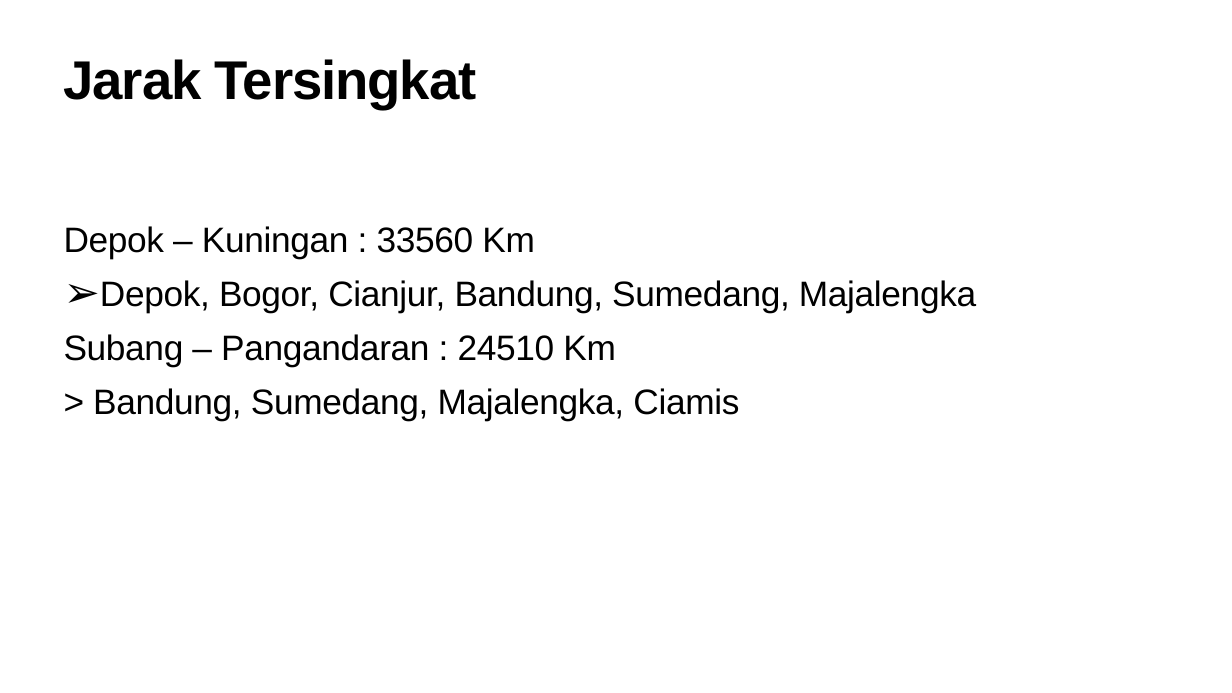
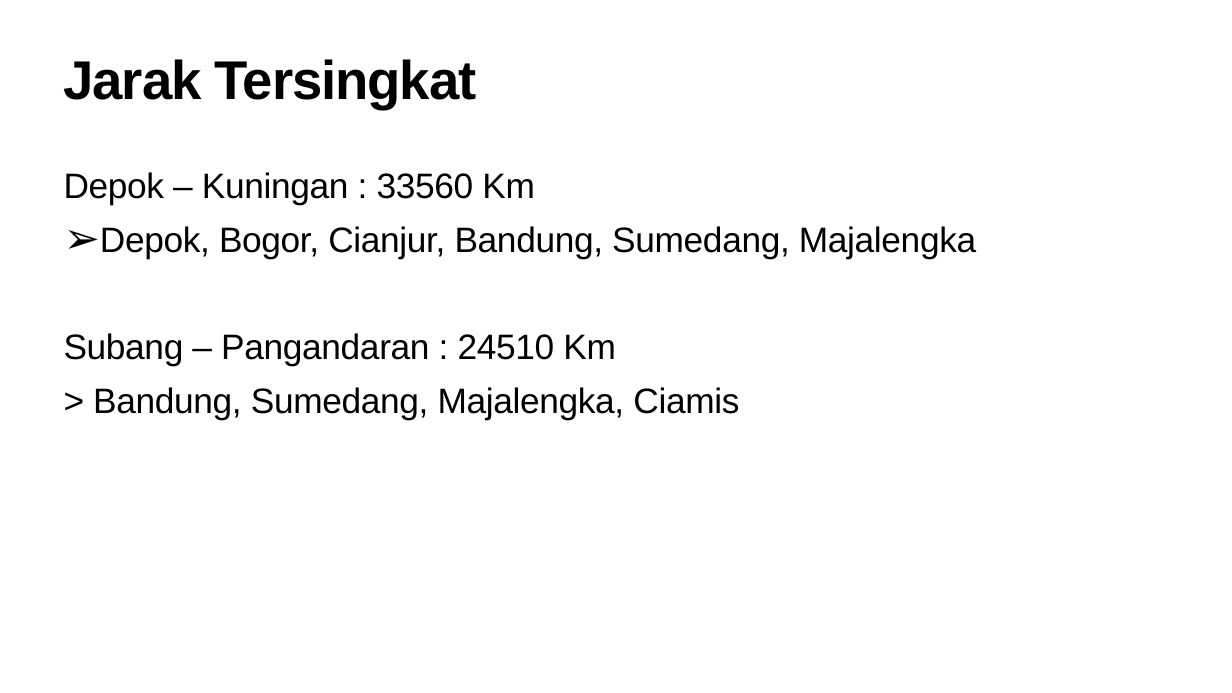
Before and after one commit to nananatiar/Latihan-6-PPMC-18320021, a slide deck: slide 4 of Latihan_6_18320021.pptx. Drawn at 1232x693 pixels with LibreOffice and Linux fonts; fonts in the diff are those of the drawing. Boxes give left, top, right and bottom in pixels: in the first picture for what was removed or moved away, otherwise in the second. Text is boxed around its words. In the diff, an @@ line names an element or a change of style, - is before the commit and + after.

```diff
--- a/Latihan_6_18320021.pptx
+++ b/Latihan_6_18320021.pptx
@@ text "Depok – Kuningan : 33560 ..." rewrapped from [64,226,976,420] to [64,172,976,420] @@
```
Also in this commit, not shown: 2 other slides changed, 1 slide added.
